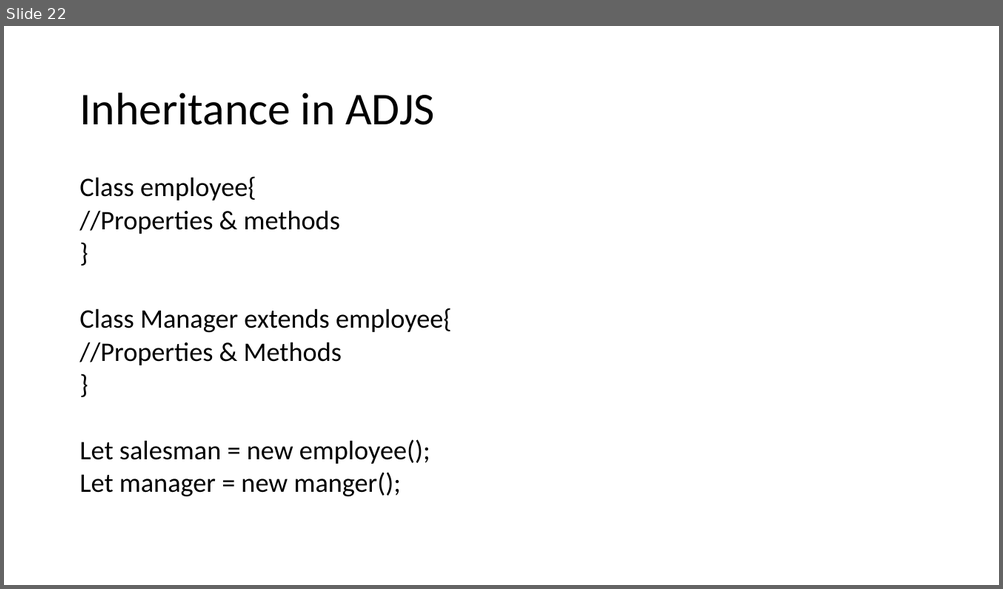
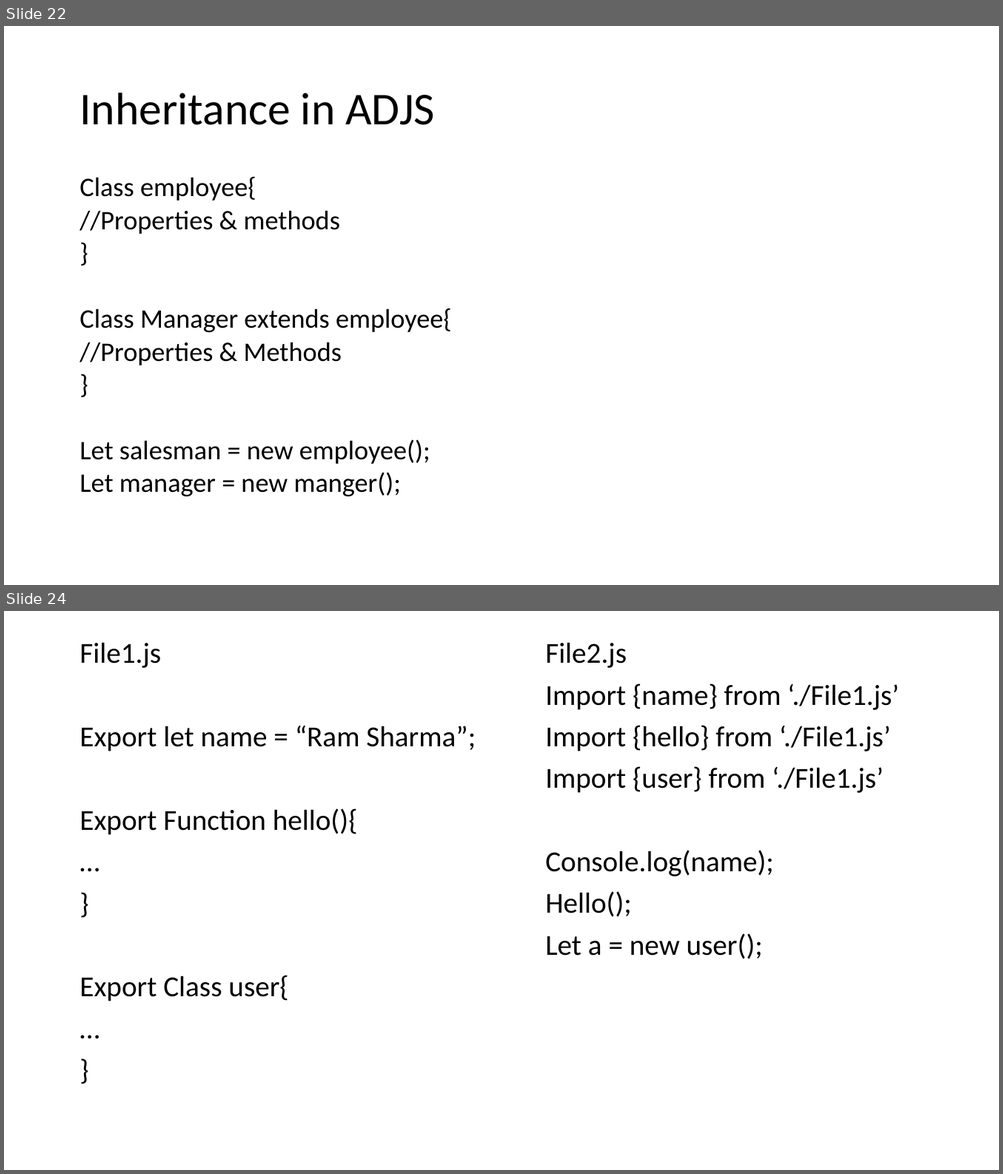
Before and after one commit to PiyushChaturvedii/Batch04, a slide deck: AdvanceJavaScript.pptx. Shown one above the other, each under a label of ours: slide 22 before the commit, slides 22 and 24 after it; the slides between them are not shown. The pictures are 1003x589 and 1003x1174 pixels, drawn with LibreOffice and Linux fonts; fonts in the diff are those of the drawing. Boxes give left, top, right and bottom in pixels: in the first picture for what was removed or moved away, otherwise in the second. Text is boxed around its words. In the diff, an @@ line names an element or a change of style, - is before the commit and + after.

```diff
--- a/AdvanceJavaScript.pptx
+++ b/AdvanceJavaScript.pptx
@@ slide 24 added at box(4, 611, 999, 1170), background #FFFFFF @@
@@ text added at box(79, 642, 475, 1002), 28 pt, text #000000 @@
+File1.js
+Export let name = “Ram Sharma”;
+Export Function hello(){
+…
+}
+Export Class user{
+…
+}
@@ text added at box(545, 642, 899, 960), 28 pt, text #000000 @@
+File2.js
+Import {name} from ‘./File1.js’
+Import {hello} from ‘./File1.js’
+Import {user} from ‘./File1.js’
+Console.log(name);
+Hello();
+Let a = new user();
```
Also in this commit, not shown: 1 other slide added, 5 other files.
